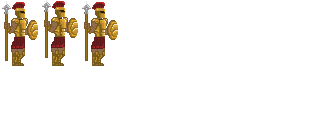
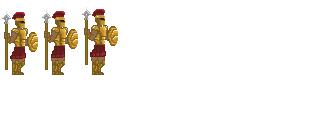
The second 320×132 image is a revision of the first. Changes to its layers:
renamed "idle1" to "idle3", moved it above "idle2", painted on it over [2, 1, 101, 75]
painted on "idle2" over [42, 0, 118, 75]
painted on "idle1" over [2, 11, 102, 75]
removed layer "Copy of idle1" over [82, 1, 118, 66]
